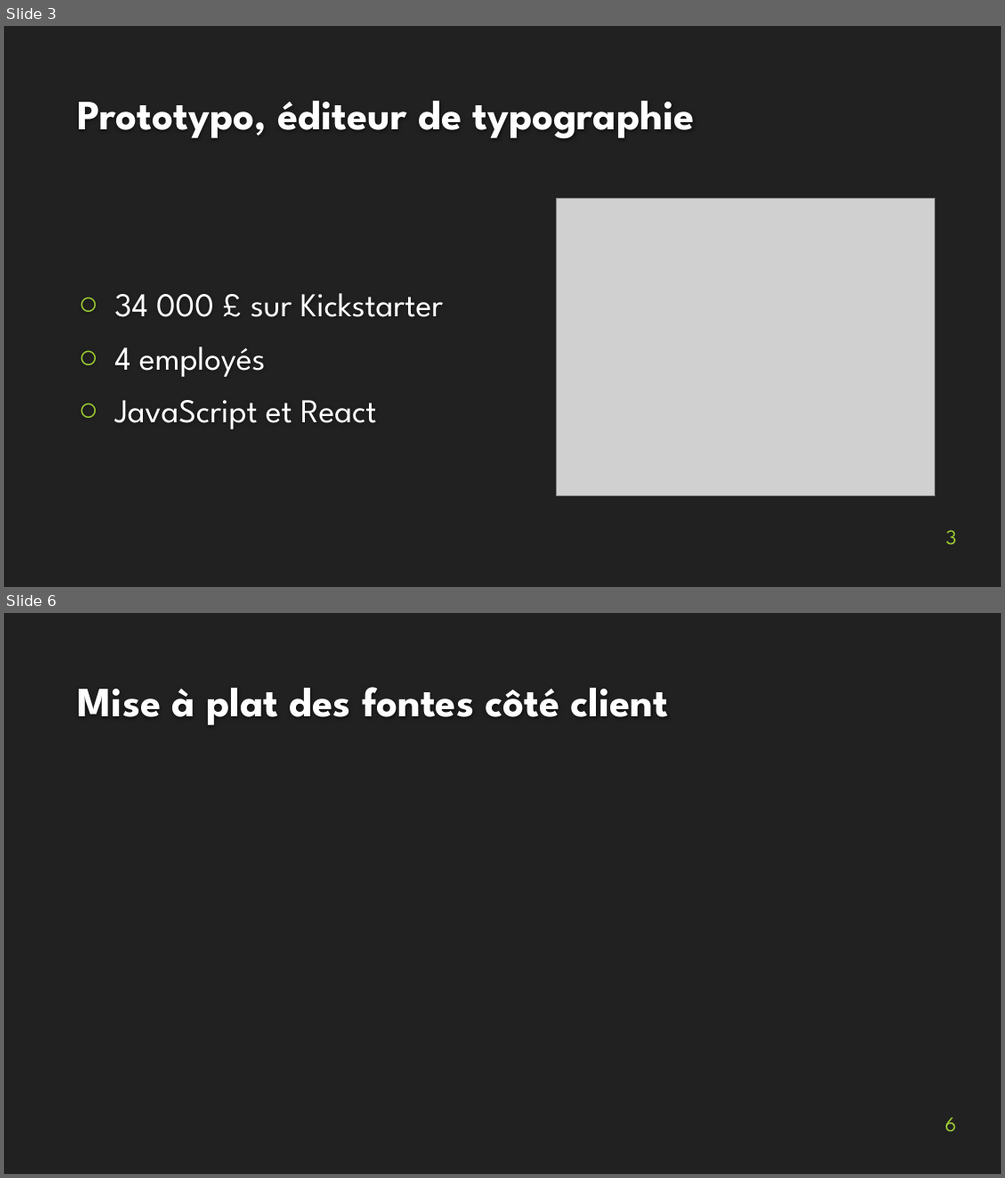
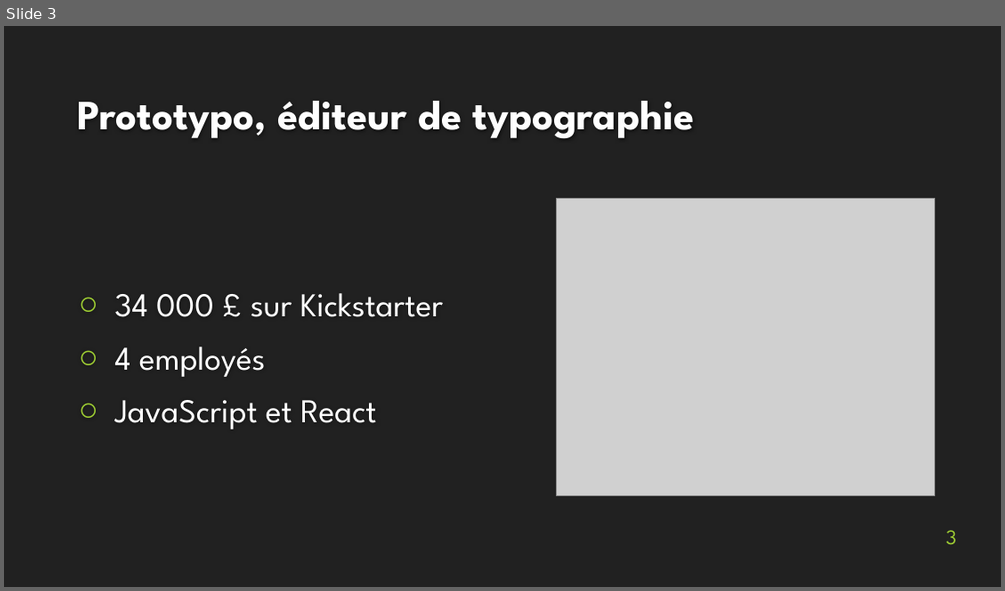
Before and after one commit to MartinBolot/Cours-IUT-Lyon1, a slide deck: Stage/Soutenance/presentation_soutenance.pptx. Shown one above the other, each under a label of ours: slides 3 and 6 before the commit, slide 3 after it; the slides between them are not shown. The pictures are 1005x1178 and 1005x591 pixels, drawn with LibreOffice and Linux fonts; fonts in the diff are those of the drawing; grey boxes stand for pictures; background and template pictures are left out. Boxes give left, top, right and bottom in pixels: in the first picture for what was removed or moved away, otherwise in the second. Text is boxed around its words. In the diff, an @@ line names an element or a change of style, - is before the commit and + after.

```diff
--- a/Stage/Soutenance/presentation_soutenance.pptx
+++ b/Stage/Soutenance/presentation_soutenance.pptx
@@ slide 6 removed at [4, 613, 1001, 1174], background #212121 @@
@@ title removed at [78, 687, 668, 725] @@
-Mise à plat des fontes côté client
@@ page number removed at [945, 1117, 956, 1131] @@
-6
```
Also in this commit, not shown: 7 slides added, 4 other slides removed, 1 other file.
